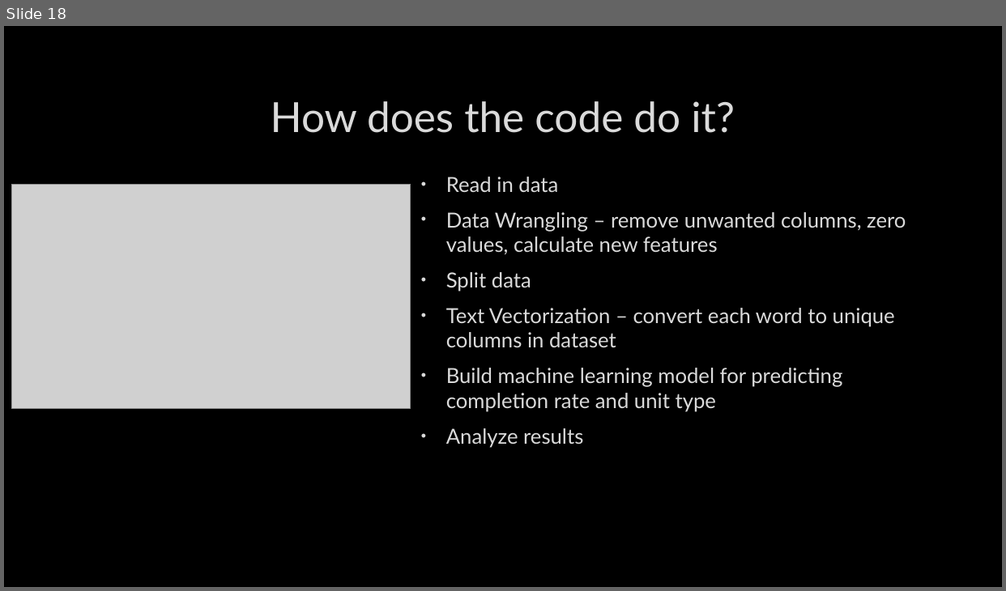
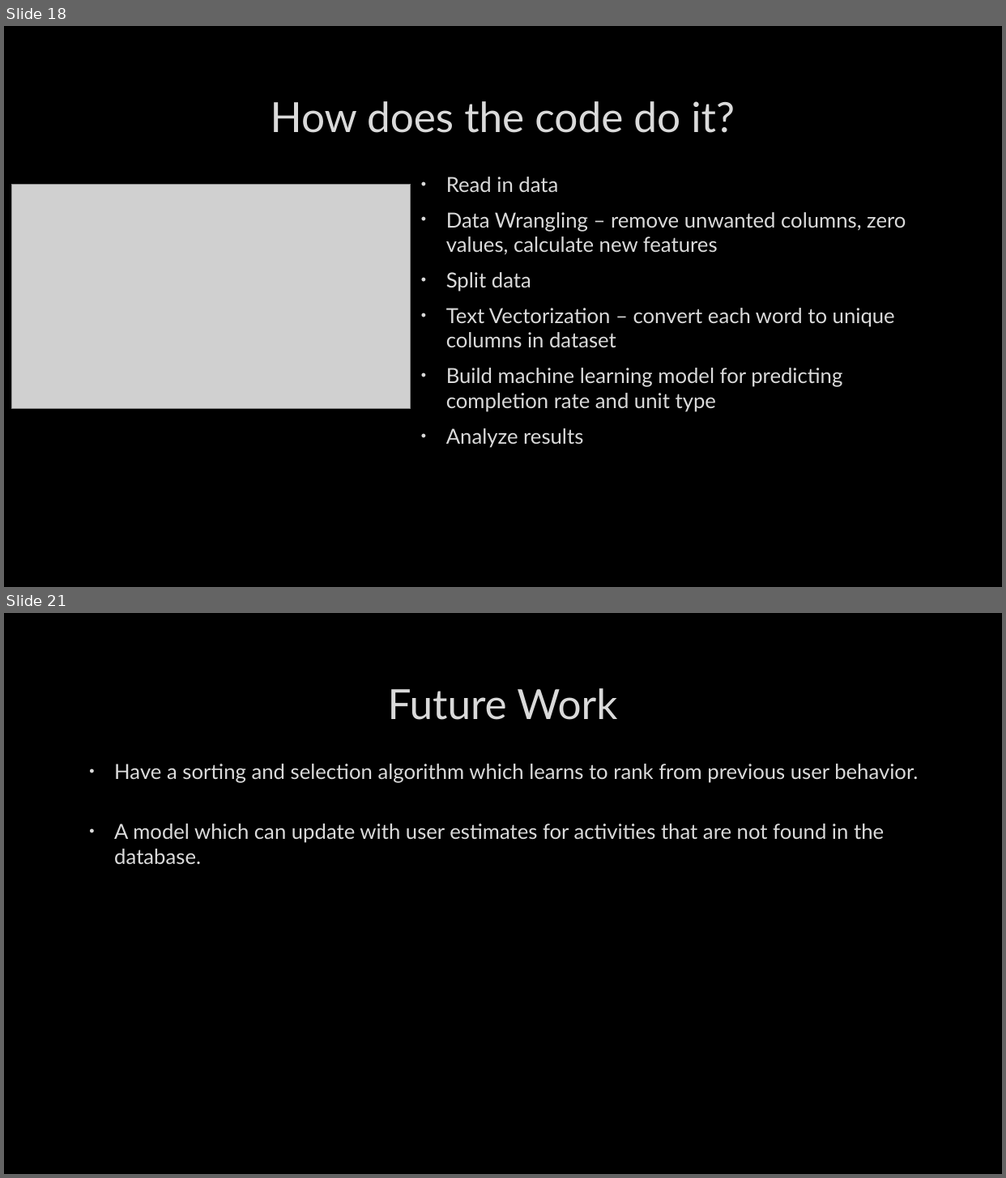
Before and after one commit to danylokolos/Construction-Management, a slide deck: DanyloThoughts.pptx. Shown one above the other, each under a label of ours: slide 18 before the commit, slides 18 and 21 after it; the slides between them are not shown. The pictures are 1006x591 and 1006x1178 pixels, drawn with LibreOffice and Linux fonts; fonts in the diff are those of the drawing; grey boxes stand for pictures; background and template pictures are left out. Boxes give left, top, right and bottom in pixels: in the first picture for what was removed or moved away, otherwise in the second. Text is boxed around its words. In the diff, an @@ line names an element or a change of style, - is before the commit and + after.

```diff
--- a/DanyloThoughts.pptx
+++ b/DanyloThoughts.pptx
@@ slide 21 added at (4, 613, 1002, 1174), background picture (left out) @@
@@ title added at (388, 688, 617, 720), 40 pt, text #DADADA @@
+Future Work
@@ text added at (114, 764, 918, 864), 20 pt, text #DADADA @@
+• Have a sorting and selection algorithm which learns to rank from previous user behavior.
+• A model which can update with user estimates for activities that are not found in the database.
```
Also in this commit, not shown: 3 slides changed, 8 other files.
